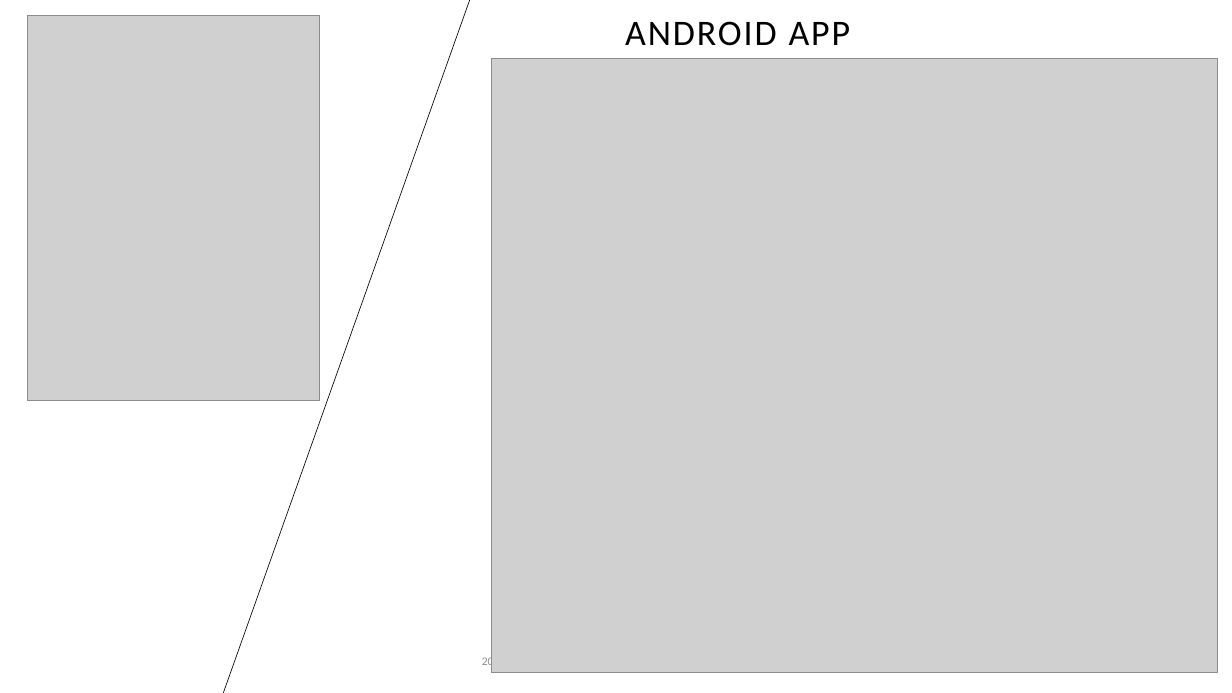
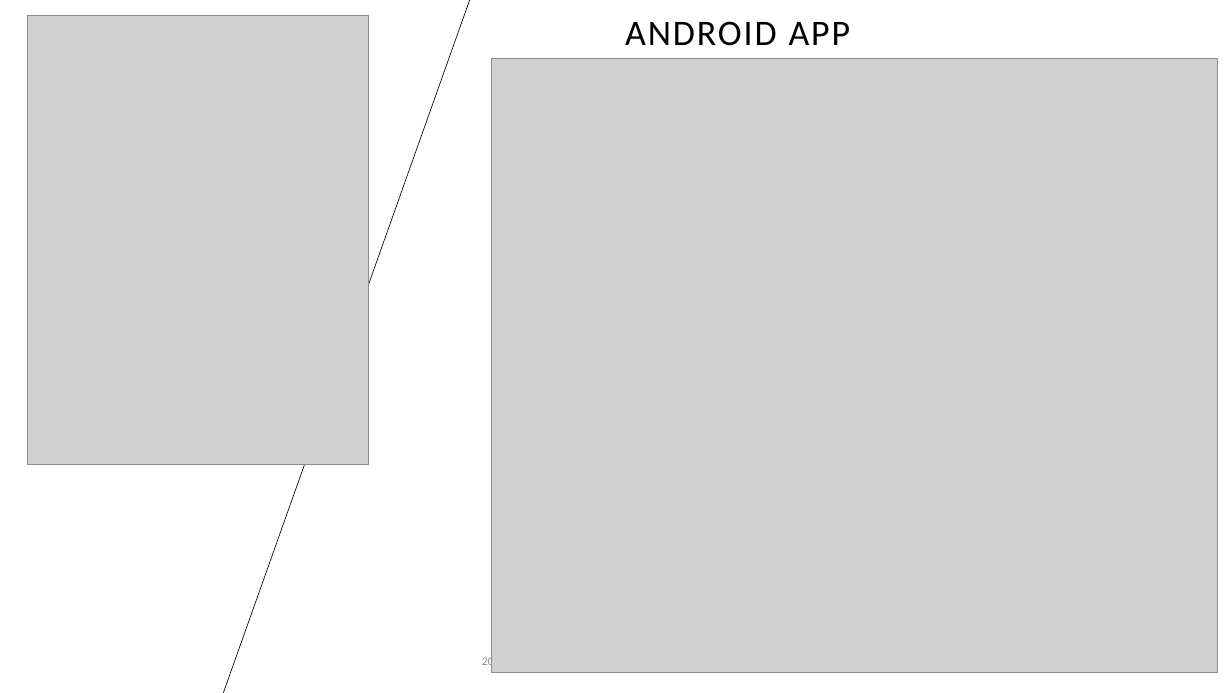
Before and after one commit to mhatch04140/Open-Sesame, a slide deck: slide 11 of System Documentation/Open Sesame.pptx (slide 9 before the commit). Drawn at 1232x693 pixels with LibreOffice and Linux fonts; fonts in the diff are those of the drawing; grey boxes stand for pictures; background and template pictures are left out. Boxes give left, top, right and bottom in pixels: in the first picture for what was removed or moved away, otherwise in the second. Text is boxed around its words. In the diff, an @@ line names an element or a change of style, - is before the commit and + after.

Commit message:
Fixed ppt

```diff
--- a/System Documentation/Open Sesame.pptx
+++ b/System Documentation/Open Sesame.pptx
@@ picture: place and size @@
-picture at (28, 16, 320, 401)
+picture at (28, 16, 369, 465)
```
Also in this commit, not shown: 3 slides added, 1 slide removed.
